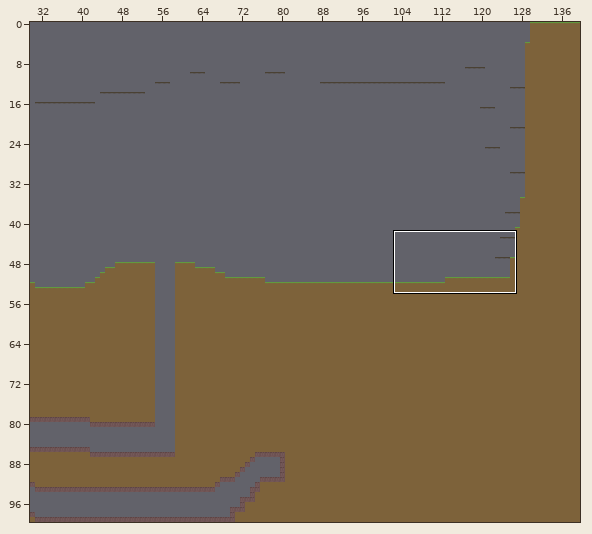
Tiled map -- nobuild/level1.tmx. The picture above shows the old version from afar; the outline marks the close-up.
Close-up. Before the commit:
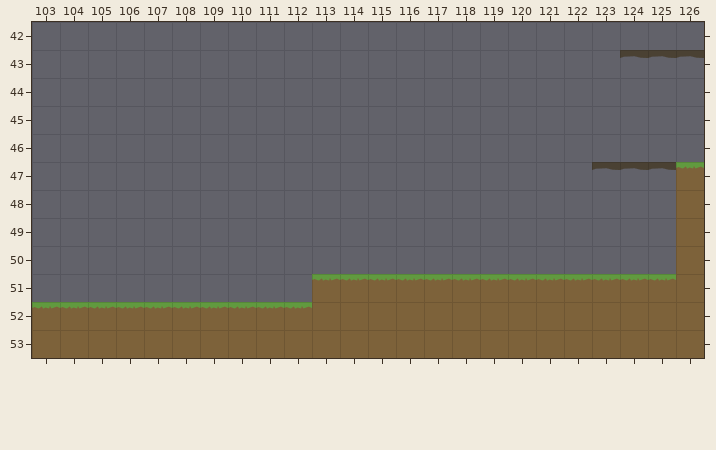
Cells are 32x32 px. Shown: x 103..126, y 42..53. The commit also changed other parts of the map, which this record leaves out.
After the commit:
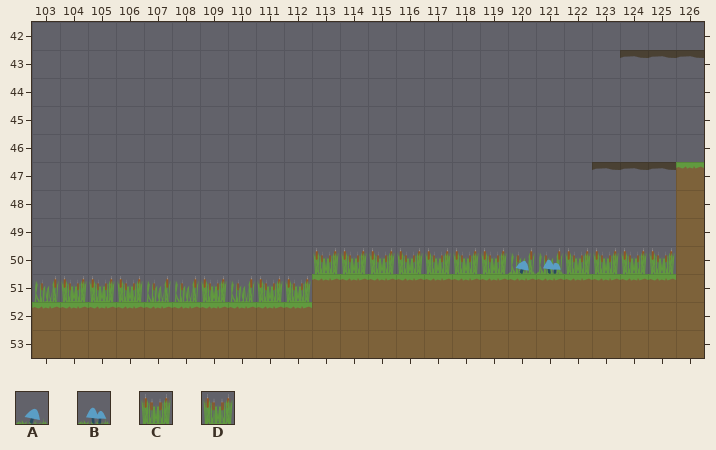
Key: from "tileset1": A 7, B 9, C 10, D 11.
_ is an empty cell.
Tiles of an added or newly shown layer are drawn over the layers below it.
See-through tiles are keyed as they look on the map.
The edit:
Layer "bg" (added):
y 50: x 113..125 _____________ -> DDDDDDDDDDDDD
y 51: x 103..112 __________ -> DDDDDDDDDD
Layer "fg" (added):
y 50: x 113..125 _____________ -> CCCCCCCABCCCC
y 51: x 104..106 ___ -> CCC; x 109 _ -> C; x 111..112 __ -> CC
Changed places in both close-ups, as pixel boxes (x1, y1, x2, y2):
added: (34, 248, 675, 302)
